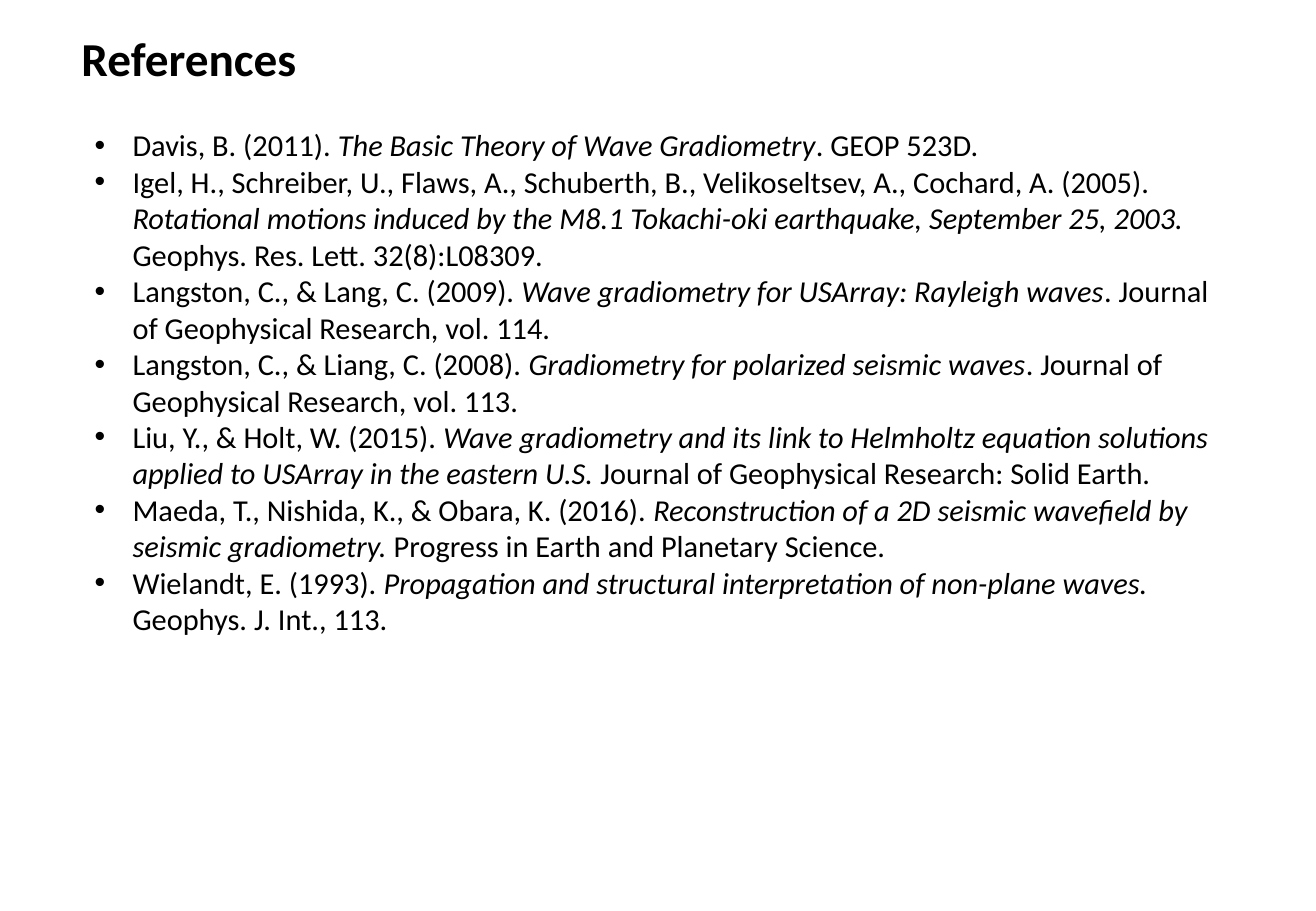
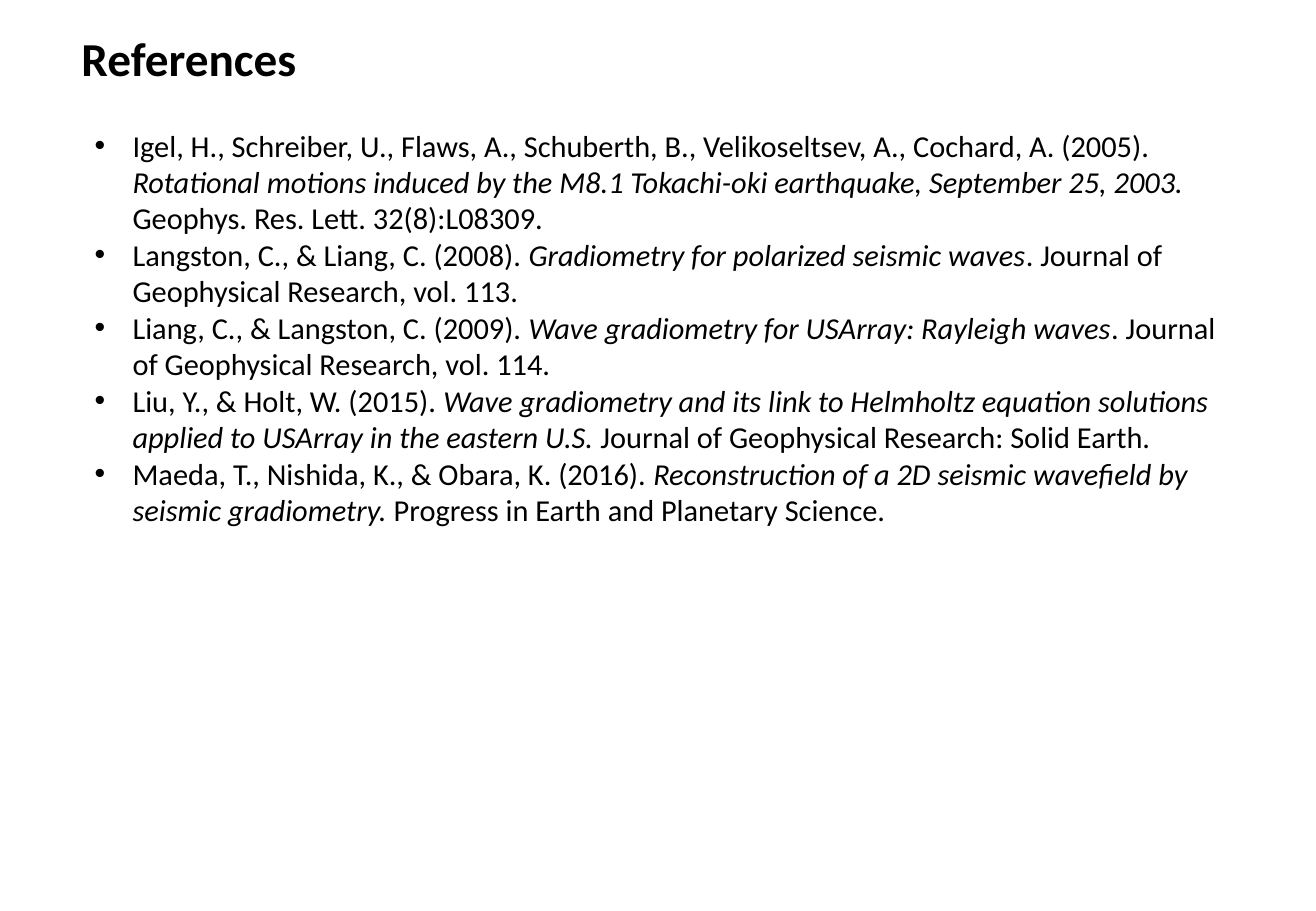
Before and after one commit to geotechno/seismic-gradiometry, a slide deck: slide 12 of review_theory.pptx (slide 10 before the commit). Drawn at 1316x911 pixels with LibreOffice and Linux fonts; fonts in the diff are those of the drawing. Boxes give left, top, right and bottom in pixels: in the first picture for what was removed or moved away, otherwise in the second. Text is boxed around its words. In the diff, an @@ line names an element or a change of style, - is before the commit and + after.

```diff
--- a/review_theory.pptx
+++ b/review_theory.pptx
@@ text at [133,134,978,161]: paragraph removed @@
-• Davis, B. (2011). The Basic Theory of Wave Gradiometry. GEOP 523D.
@@ text at [133,280,1209,344]: paragraph removed @@
-• Langston, C., & Lang, C. (2009). Wave gradiometry for USArray: Rayleigh waves. Journal of Geophysical Research, vol. 114.
@@ text at [133,317,1216,380]: paragraph added @@
+• Liang, C., & Langston, C. (2009). Wave gradiometry for USArray: Rayleigh waves. Journal of Geophysical Research, vol. 114.
@@ text at [133,572,1148,635]: paragraph removed @@
-• Wielandt, E. (1993). Propagation and structural interpretation of non-plane waves. Geophys. J. Int., 113.
```
Also in this commit, not shown: 4 other slides changed, 2 slides added.
